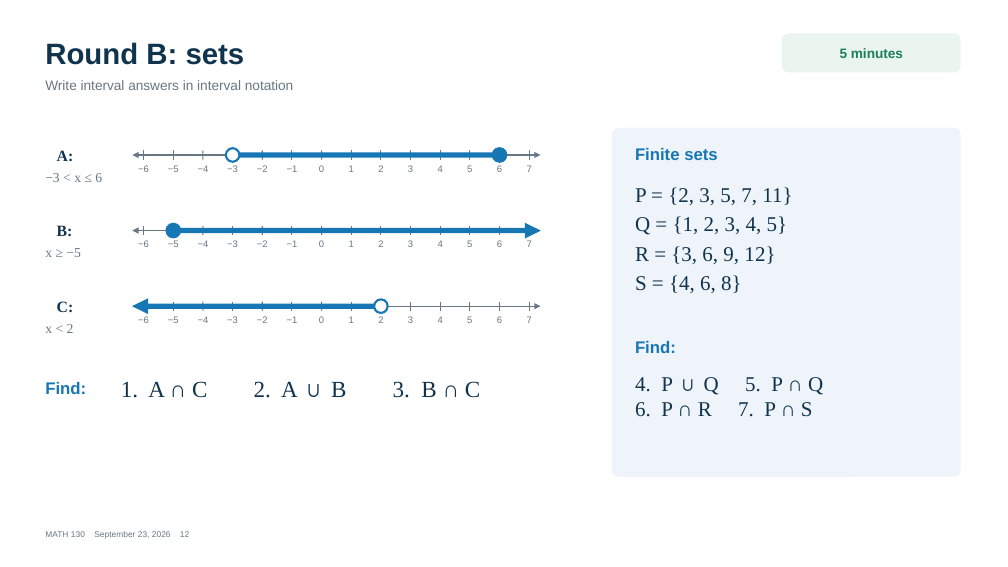
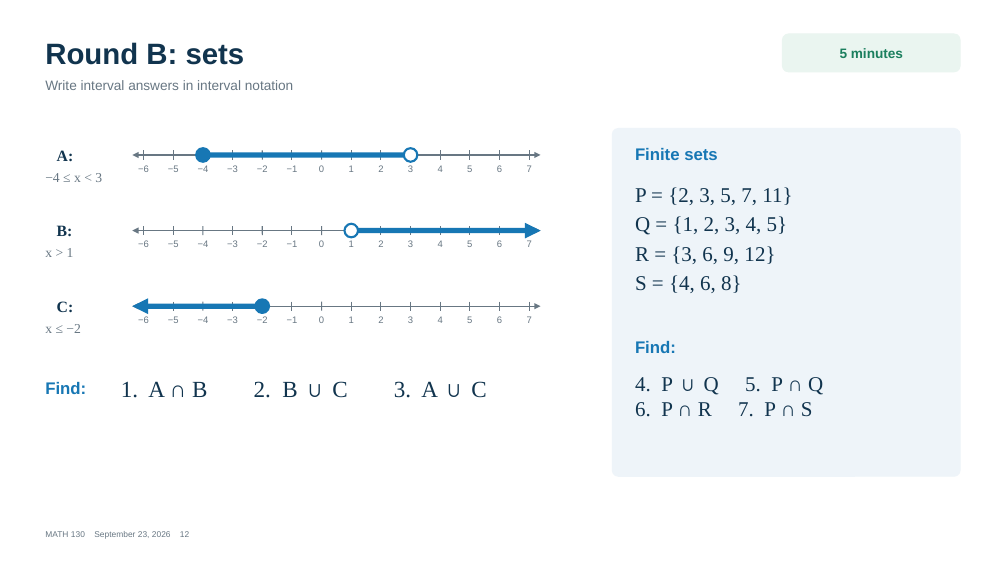
Before and after one commit to andrewhvolk/andrewhvolk.github.io, a slide deck: slide 12 of slides/Math130Test1Review_2026-09-23.pptx. Drawn at 1008x567 pixels with LibreOffice and Linux fonts; fonts in the diff are those of the drawing. Boxes give left, top, right and bottom in pixels: in the first picture for what was removed or moved away, otherwise in the second. Text is boxed around its words. In the diff, an @@ line names an element or a change of style, - is before the commit and + after.

```diff
--- a/slides/Math130Test1Review_2026-09-23.pptx
+++ b/slides/Math130Test1Review_2026-09-23.pptx
@@ ellipse: place and size @@
-ellipse at bbox=[226, 148, 240, 162]
+ellipse at bbox=[196, 148, 209, 162]
@@ ellipse at bbox=[196, 148, 209, 162]: fill #FFFFFF to #1777B4 @@
@@ ellipse: place and size @@
-ellipse at bbox=[493, 148, 507, 162]
+ellipse at bbox=[404, 148, 417, 162]
@@ ellipse at bbox=[404, 148, 417, 162]: fill #1777B4 to #FFFFFF @@
@@ text at bbox=[45, 173, 102, 182]: text changed @@
-−3 < x ≤ 6
+−4 ≤ x < 3
@@ line moved from (233, 155) - (500, 155) to (203, 155) - (411, 155) @@
@@ ellipse at bbox=[345, 224, 358, 237]: fill #1777B4 to #FFFFFF @@
@@ ellipse: place and size @@
-ellipse at bbox=[166, 224, 180, 237]
+ellipse at bbox=[345, 224, 358, 237]
@@ arrow moved from (173, 231) - (541, 231) to (352, 231) - (541, 231) @@
@@ text at bbox=[45, 248, 74, 257]: text changed @@
-x ≥ −5
+x > 1
@@ ellipse at bbox=[256, 299, 269, 313]: fill #FFFFFF to #1777B4 @@
@@ ellipse: place and size @@
-ellipse at bbox=[374, 299, 388, 313]
+ellipse at bbox=[256, 299, 269, 313]
@@ text at bbox=[45, 324, 80, 333]: text changed @@
-x < 2
+x ≤ −2
@@ arrow moved from (132, 306) - (381, 306) to (132, 306) - (262, 306) @@
@@ text at bbox=[121, 381, 486, 398]: text changed @@
-1. A ∩ C 2. A ∪ B 3. B ∩ C
+1. A ∩ B 2. B ∪ C 3. A ∪ C
```
Also in this commit, not shown: 3 other slides changed.
